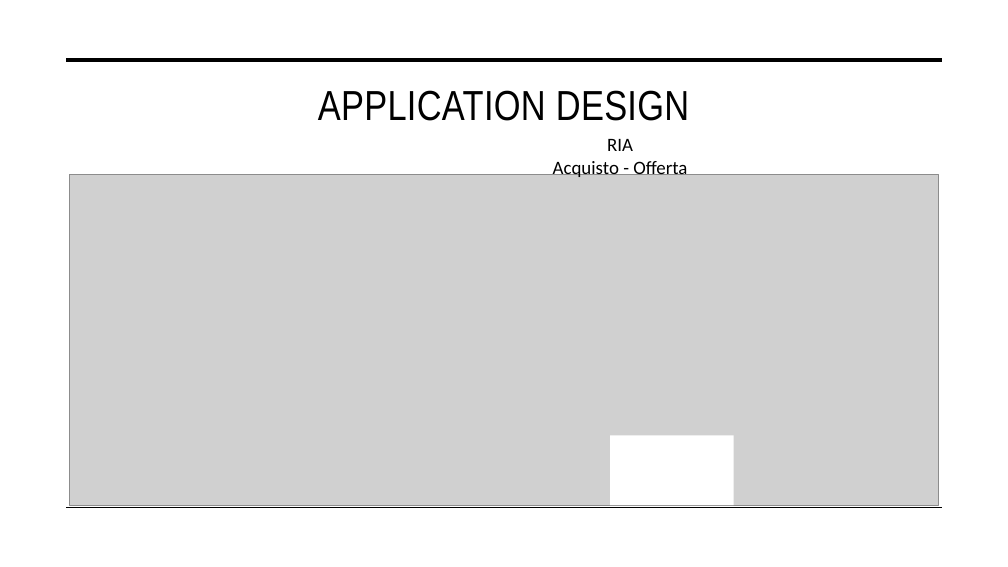
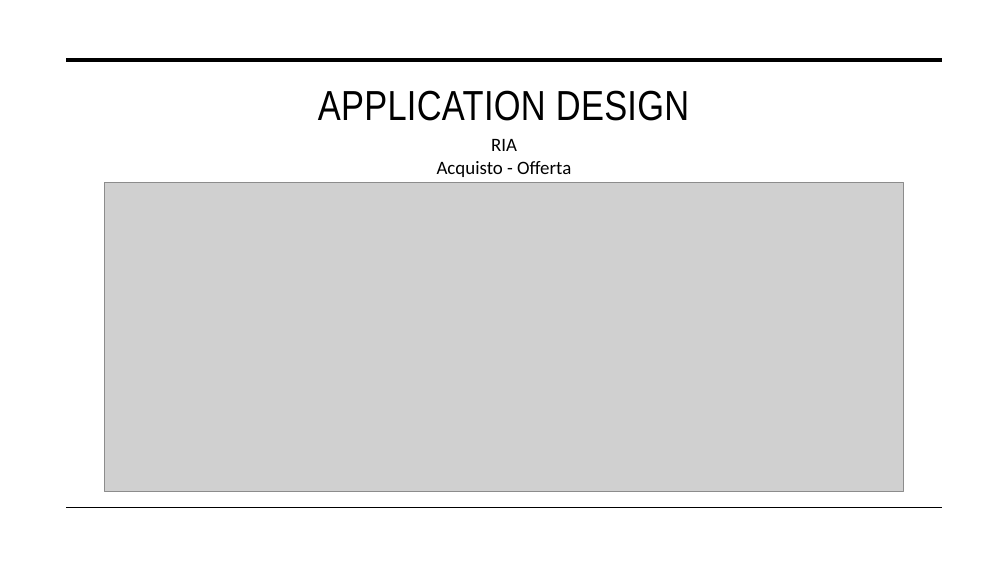
Before and after one commit to nicolospuri/AuctionSystem-Website, a slide deck: slide 17 of deliverables/PresentazioneProgettoTIW.pptx. Drawn at 1008x567 pixels with LibreOffice and Linux fonts; fonts in the diff are those of the drawing; grey boxes stand for pictures. Boxes give left, top, right and bottom in pixels: in the first picture for what was removed or moved away, otherwise in the second. Text is boxed around its words. In the diff, an @@ line names an element or a change of style, - is before the commit and + after.

```diff
--- a/deliverables/PresentazioneProgettoTIW.pptx
+++ b/deliverables/PresentazioneProgettoTIW.pptx
@@ text "RIA": place and size @@
-text "RIA" at [553,139,687,177]
+text "RIA" at [437,139,571,177]
@@ picture: place and size @@
-picture at [70,174,939,505]
+picture at [104,182,904,492]
@@ rectangle removed at [610,436,734,505] @@
```
Also in this commit, not shown: 26 other slides changed, 4 other files.
